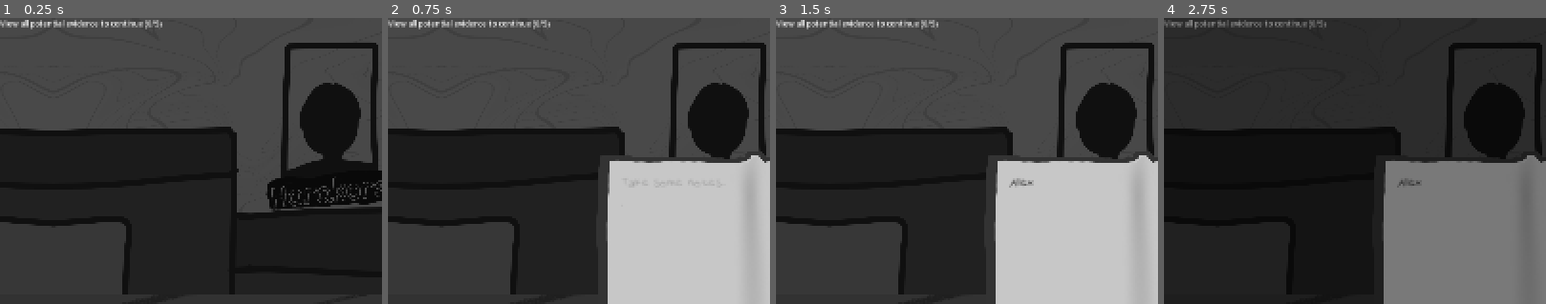
Above: before the commit, frames 1-4 (left to right).
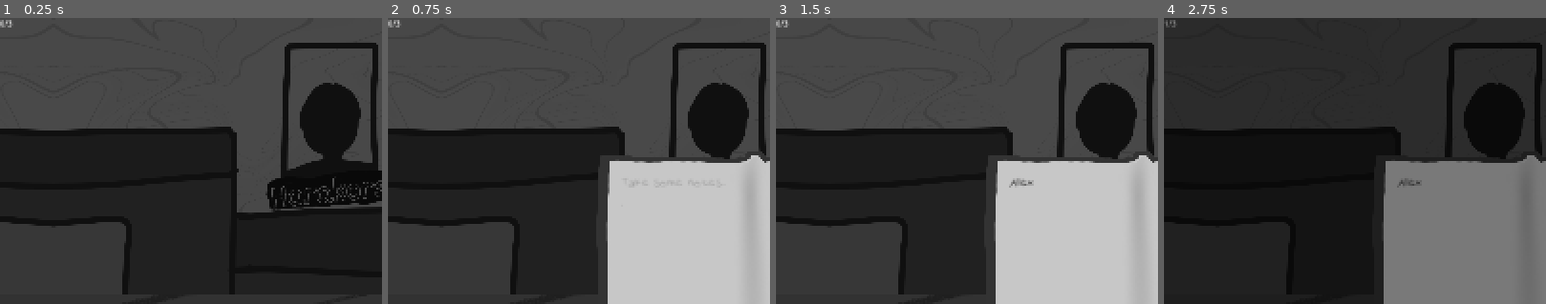
Above: after the commit, the same moments.

Repository: Logabe/crux
Game: Godot game, scene res://scenes/scene_2.tscn
The game is run twice, just before and just after one commit, with the same random seed, the same clock (stepped at 60 frames per second) and the same inputs. This scene is started directly instead of the project's main scene. Sound files missing from this copy of the repository are replaced by a short silence.
Inputs (mouse positions are % of the whole screen's width and height, from its top left):
- Up to frame 1 (0.25 s): no input
- Up to frame 2 (0.75 s): click (4, 93) at 0.52 s
- Up to frame 3 (1.5 s): click (38, 47) at 1.27 s; type "Alex" at 1.35 s
- Up to frame 4 (2.75 s): click (86, 72) at 2 s
The pictures show only the part of the screen within x 0-50%, y 0-50%; the shares and areas given below are measured in that part.

The runs differ from the first frame. In frame 1, 0.7% of the frame differs, in the area x 0-43%, y 0-4%; in frame 2, 0.7%; in frame 3, 0.7%; in frame 4, 0.6%.

Commit message:
click tracker work
work work work work work

Diff:
--- a/mechanics/click_tracker.gd
+++ b/mechanics/click_tracker.gd
@@ -24,3 +24,7 @@
 	first_click_count += 1
 	first_click_registered.emit(object_id, first_click_count)
 	print("First click on '%s' — total unique clicks: %d" % [object_id, first_click_count])
+
+func reset() -> void:
+	clicked_objects.clear()
+	first_click_count = 0
--- /dev/null
+++ b/scenes/scene_2.gd
@@ -0,0 +1,17 @@
+extends Node # or Control, attach to your Scene2 root or a dedicated "LevelManager" node
+
+@export var required_clicks: int = 3
+@onready var progress_label: Label = $ProgressLabel
+@onready var next_arrow: TextureButton = $TransitionButton
+
+func _ready() -> void:
+	ClickTracker.reset()
+	next_arrow.visible = false
+	progress_label.text = "0/%d" % required_clicks
+	ClickTracker.first_click_registered.connect(_on_first_click_registered)
+
+func _on_first_click_registered(object_name: String, total_count: int) -> void:
+	progress_label.text = "%d/%d" % [total_count, required_clicks]
+
+	if total_count >= required_clicks:
+		next_arrow.visible = true
--- a/scenes/scene_2.tscn
+++ b/scenes/scene_2.tscn
@@ -1,6 +1,7 @@
 [gd_scene format=3 uid="uid://dmlxpqpi2jdm0"]
 
 [ext_resource type="Texture2D" uid="uid://cyjppc6dbhk76" path="res://assets/art/BackgroundRoomWall3.png" id="1_8egj7"]
+[ext_resource type="Script" uid="uid://dvsluhv7eg6px" path="res://scenes/scene_2.gd" id="1_unm0y"]
 [ext_resource type="Texture2D" uid="uid://c6xwkbsnxl5nm" path="res://assets/art/BackgroundWoodTexture.png" id="1_xe0r6"]
 [ext_resource type="Texture2D" uid="uid://cst3jbnjri7qa" path="res://assets/art/PhoneOff.png" id="2_02v7m"]
 [ext_resource type="Texture2D" uid="uid://cxoy38ka2y2vj" path="res://assets/art/AudioPlayerDefault.png" id="2_ccscm"]
@@ -19,7 +20,9 @@
 [ext_resource type="Texture2D" uid="uid://doq3bkx2ikxu7" path="res://assets/art/minimized_policerecord_default.png" id="15_oyiwn"]
 [ext_resource type="Texture2D" uid="uid://ckn4mq5pw8ese" path="res://assets/art/minimized_policerecord_hover.png" id="16_8igo0"]
 [ext_resource type="Script" uid="uid://cjbk82l4m11ys" path="res://scenes/police_record_hara.gd" id="17_i44rj"]
-[ext_resource type="PackedScene" uid="uid://c1t6mi2pdh70q" path="res://mechanics/transition_button.tscn" id="20_8igo0"]
+[ext_resource type="Texture2D" uid="uid://dwoqyubfkp05t" path="res://assets/art/ArrowRightDefault.png" id="21_lkfw3"]
+[ext_resource type="Texture2D" uid="uid://cmsjgb7o40ckd" path="res://assets/art/ArrowRightOutlinedDark.png" id="22_xaq16"]
+[ext_resource type="Texture2D" uid="uid://w78oofi7e5an" path="res://assets/art/ArrowRightOutlinedLight.png" id="23_sivv1"]
 
 [node name="Scene2" type="Control" unique_id=1981619829]
 layout_mode = 3
@@ -29,9 +32,7 @@
 offset_right = 7.0
 grow_horizontal = 2
 grow_vertical = 2
-
-[node name="TransitionButton" parent="." unique_id=836348835 instance=ExtResource("20_8igo0")]
-layout_mode = 1
+script = ExtResource("1_unm0y")
 
 [node name="BackgroundRoomWall" type="Sprite2D" parent="." unique_id=1390783331]
 modulate = Color(1, 1, 1, 0.32156864)
@@ -82,7 +83,7 @@
 stretch_mode = 0
 script = ExtResource("8_ul8a6")
 audio_clips = Array[AudioStream]([ExtResource("11_vlvxn"), ExtResource("12_bt1fo"), ExtResource("13_0xl4q"), ExtResource("14_oyiwn")])
-transcripts = Array[String](["Are you sure it was him?", "That's hard to believe.", "I don't see how Harakore could have done this.", "Oh, he's a great person!"])
+transcripts = Array[String](["[1/4] Are you sure it was him?", "[2/4] That's hard to believe.", "[3/4]  don't see how Harakore could have done this.", "[4/4] Oh, he's a great person!"])
 
 [node name="AudioPlayer" type="AudioStreamPlayer" parent="CrowdVoice" unique_id=1628070575]
 
@@ -113,4 +114,24 @@
 
 [node name="Notebook" parent="CanvasLayer" unique_id=1546100107 instance=ExtResource("10_nb8vq")]
 
+[node name="ProgressLabel" type="Label" parent="." unique_id=1176306837]
+layout_mode = 0
+offset_right = 40.0
+offset_bottom = 23.0
+
+[node name="TransitionButton" type="TextureButton" parent="." unique_id=660065598]
+layout_mode = 1
+anchors_preset = 3
+anchor_left = 1.0
+anchor_top = 1.0
+anchor_right = 1.0
+anchor_bottom = 1.0
+offset_left = -374.0
+offset_top = -134.0
+grow_horizontal = 0
+grow_vertical = 0
+texture_normal = ExtResource("23_sivv1")
+texture_pressed = ExtResource("21_lkfw3")
+texture_hover = ExtResource("22_xaq16")
+
 [connection signal="toggled" from="CrowdVoice" to="Phone" method="_on_crowd_voice_toggled"]
Not shown, added: scenes/scene_2.gd.uid
